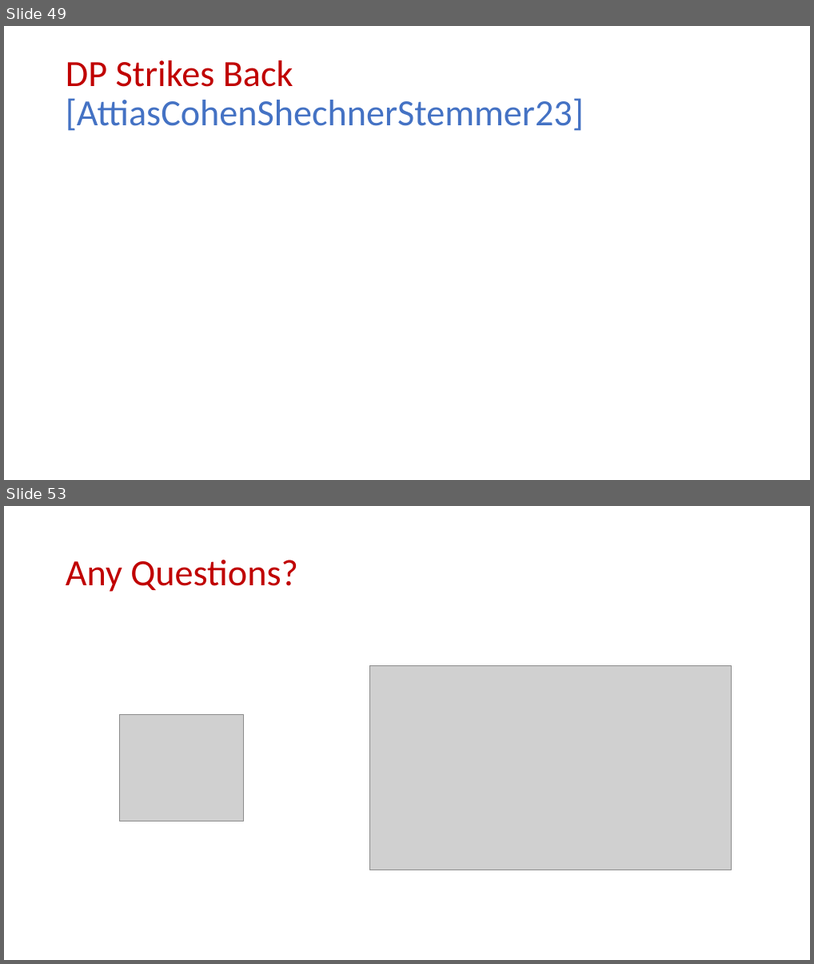
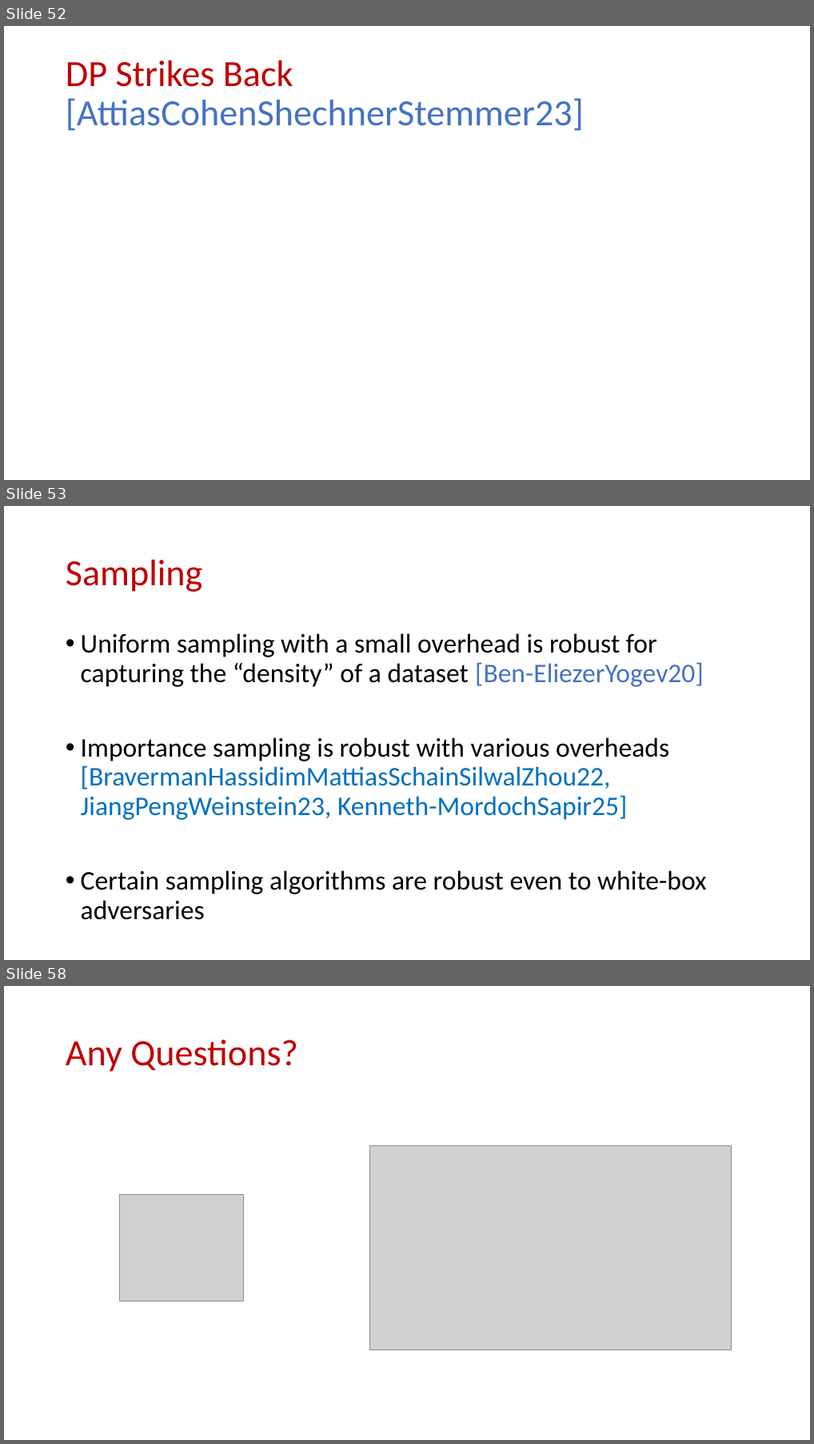
Before and after one commit to samsonzhou/samsonzhou.github.io, a slide deck: other-talks/A Tutorial on Adversarial Robustness.pptx. Shown one above the other, each under a label of ours: slides 49 and 53 before the commit, slides 52, 53 and 58 after it; the slides between them are not shown. The pictures are 814x964 and 814x1444 pixels, drawn with LibreOffice and Linux fonts; fonts in the diff are those of the drawing; grey boxes stand for pictures. Boxes give left, top, right and bottom in pixels: in the first picture for what was removed or moved away, otherwise in the second. Text is boxed around its words. In the diff, an @@ line names an element or a change of style, - is before the commit and + after.

```diff
--- a/other-talks/A Tutorial on Adversarial Robustness.pptx
+++ b/other-talks/A Tutorial on Adversarial Robustness.pptx
@@ slide 53 added at box(4, 506, 810, 960), background #FFFFFF @@
@@ title added at box(66, 560, 203, 592), 44 pt, text #C00000 @@
+Sampling
@@ text added at box(81, 633, 707, 920), 32 pt, text #000000 @@
+• Uniform sampling with a small overhead is robust for capturing the “density” of a dataset [Ben-EliezerYogev20]
+• Importance sampling is robust with various overheads [BravermanHassidimMattiasSchainSilwalZhou22, JiangPengWeinstein23, Kenneth-MordochSapir25]
+• Certain sampling algorithms are robust even to white-box adversaries
@@ what was slide 49 is now slide 52 @@
@@ what was slide 53 is now slide 58 @@
```
Also in this commit, not shown: 9 slides changed, 7 other slides added, 2 slides removed, 1 other file.
